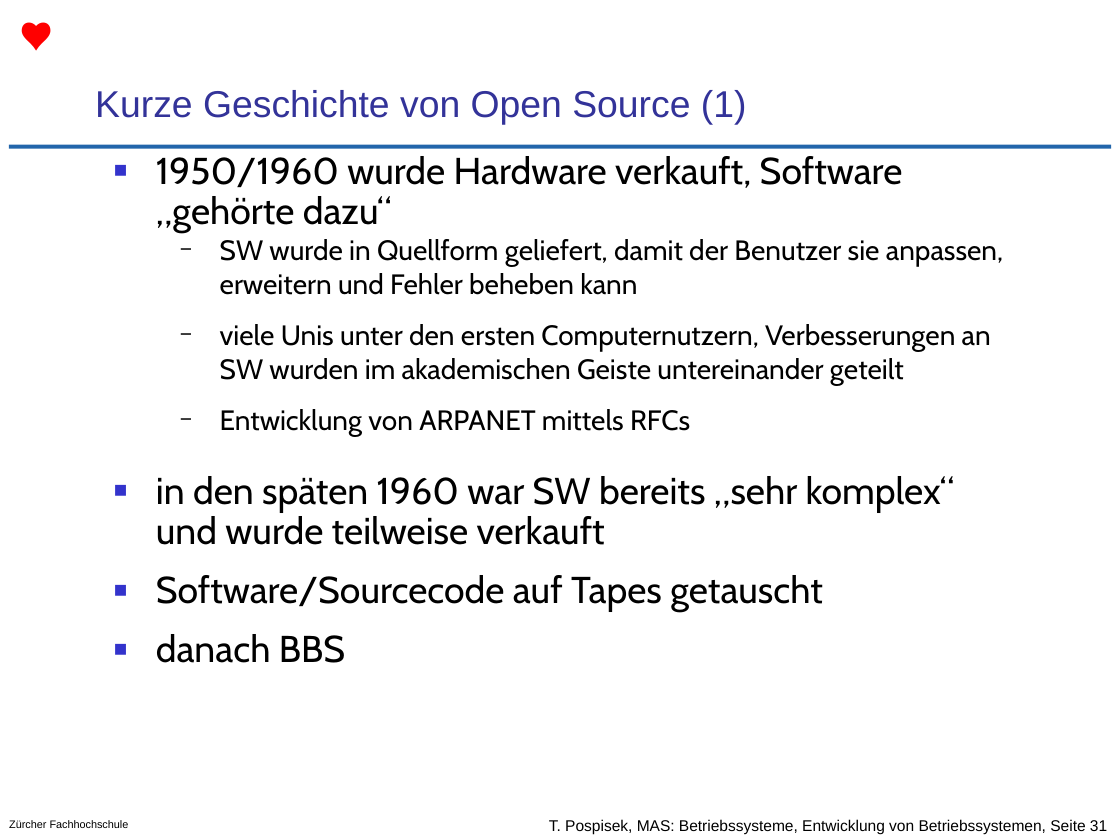
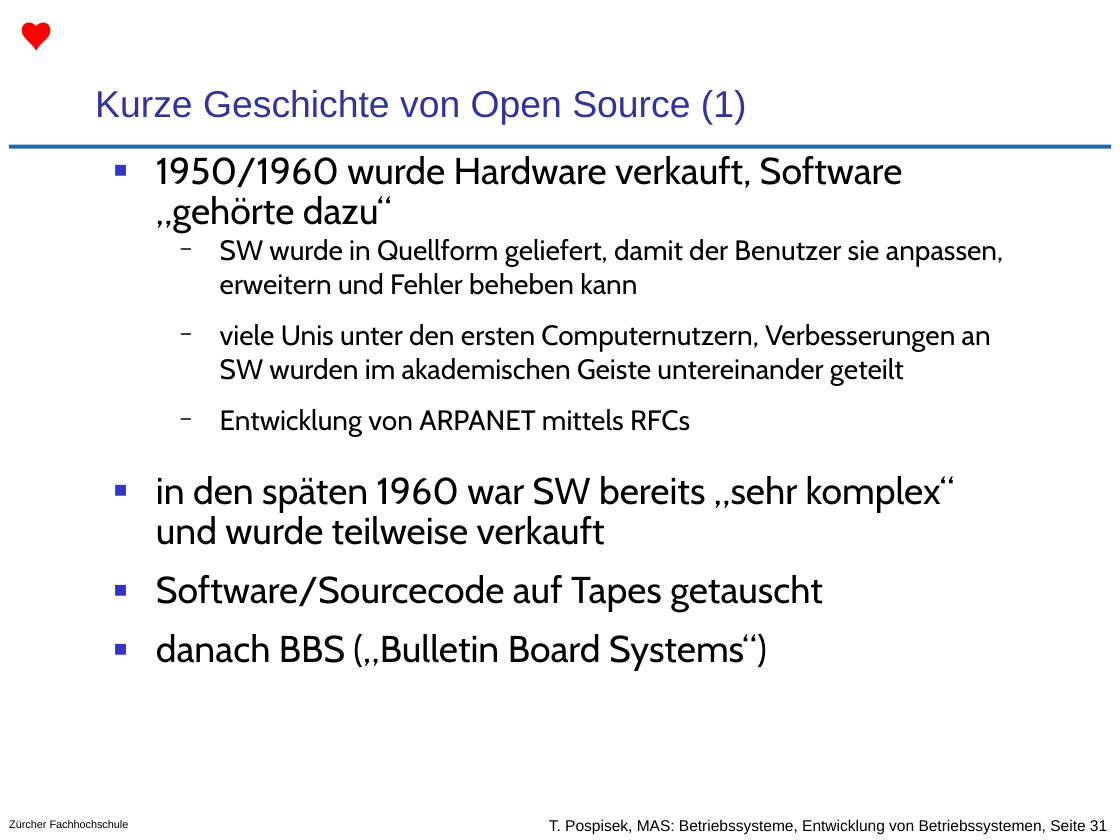
Before and after one commit to tpo/betriebssysteme, a slide deck: slide 31 of 01-2_Entwicklung_von_Betriebssystemen.odp. Drawn at 1120x840 pixels with LibreOffice and Linux fonts; fonts in the diff are those of the drawing; background and template pictures are left out. Boxes give left, top, right and bottom in pixels: in the first picture for what was removed or moved away, otherwise in the second. Text is boxed around its words. In the diff, an @@ line names an element or a change of style, - is before the commit and + after.

Commit message:
p.31 - BBS = Bulletin Board System

```diff
--- a/01-2_Entwicklung_von_Betriebssystemen.odp
+++ b/01-2_Entwicklung_von_Betriebssystemen.odp
@@ text at [156,634,767,671]: text changed @@
-■ danach BBS
+■ danach BBS („Bulletin Board Systems“)
```
Also in this commit, not shown: 1 other file.
